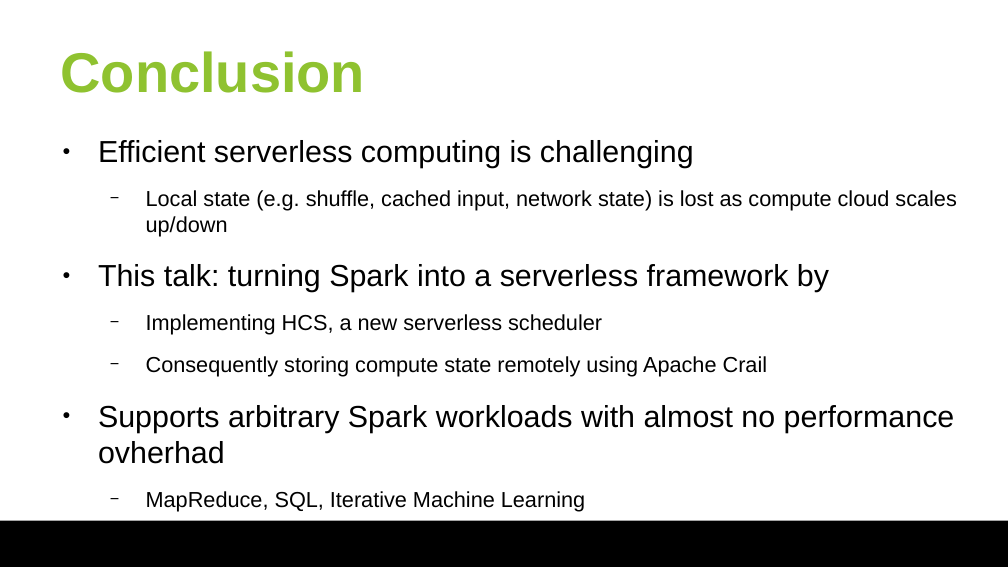
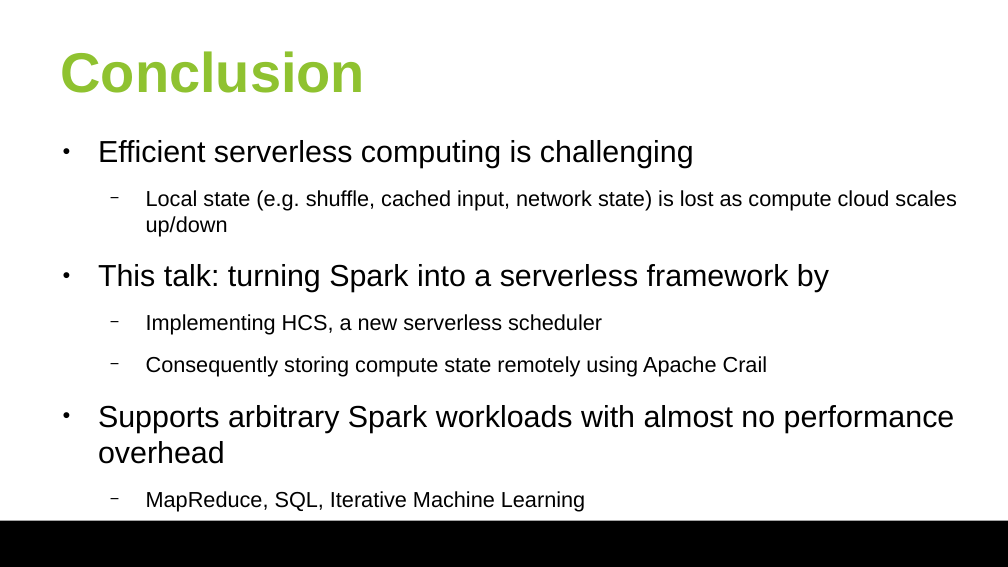
Before and after one commit to huangyibo/spark-summit-18, a slide deck: slide 42 of slides/spark-summit-18.odp. Drawn at 1008x567 pixels with LibreOffice and Linux fonts; fonts in the diff are those of the drawing; background and template pictures are left out. Boxes give left, top, right and bottom in pixels: in the first picture for what was removed or moved away, otherwise in the second. Text is boxed around its words. In the diff, an @@ line names an element or a change of style, - is before the commit and + after.

```diff
--- a/slides/spark-summit-18.odp
+++ b/slides/spark-summit-18.odp
@@ text at (x1=98, y1=405, x2=955, y2=464): text changed @@
-● Supports arbitrary Spark workloads with almost no performance ovherhad
+● Supports arbitrary Spark workloads with almost no performance overhead
```
Also in this commit, not shown: 8 other slides changed, 1 other file.
